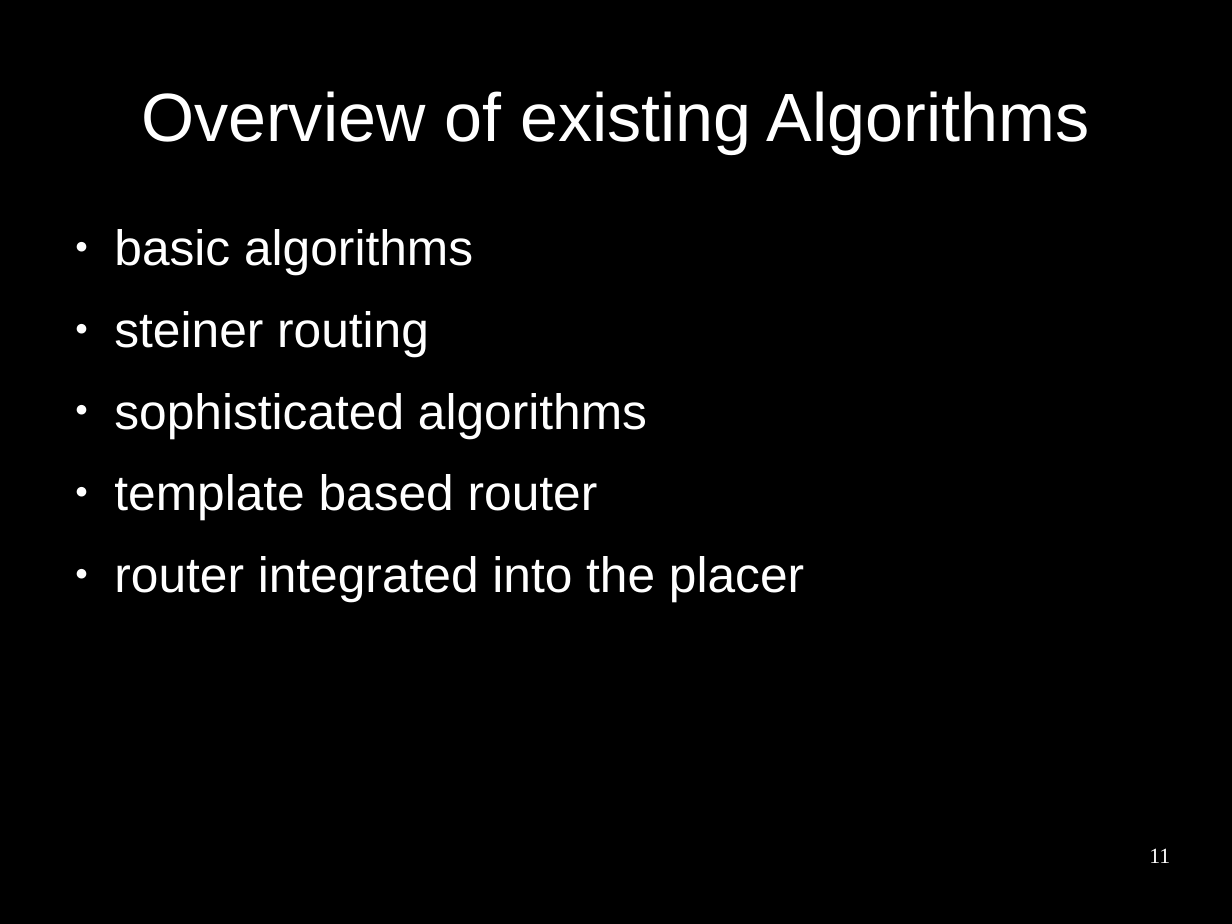
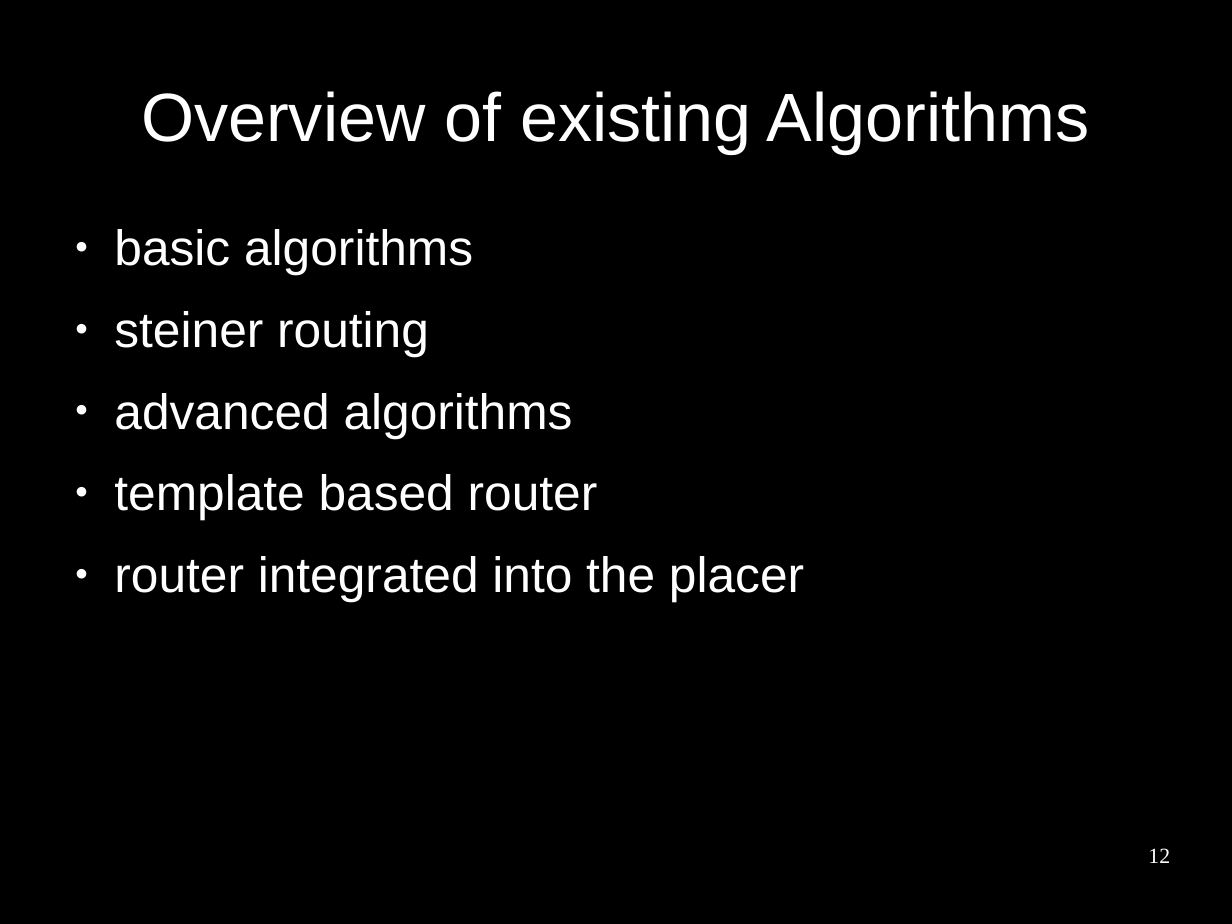
Before and after one commit to benediktibk/bachelorthesis, a slide deck: slide 12 of presentation.odp (slide 11 before the commit). Drawn at 1232x924 pixels with LibreOffice and Linux fonts; fonts in the diff are those of the drawing; background and template pictures are left out. Boxes give left, top, right and bottom in pixels: in the first picture for what was removed or moved away, otherwise in the second. Text is boxed around its words. In the diff, an @@ line names an element or a change of style, - is before the commit and + after.

```diff
--- a/presentation.odp
+++ b/presentation.odp
@@ text at <box>114,393,573,438</box>: text changed @@
-● sophisticated algorithms
+● advanced algorithms
@@ page number at <box>1148,848,1170,863</box>: text changed @@
-11
+12
```
Also in this commit, not shown: 10 other slides changed, 1 slide added, 3 other files.
